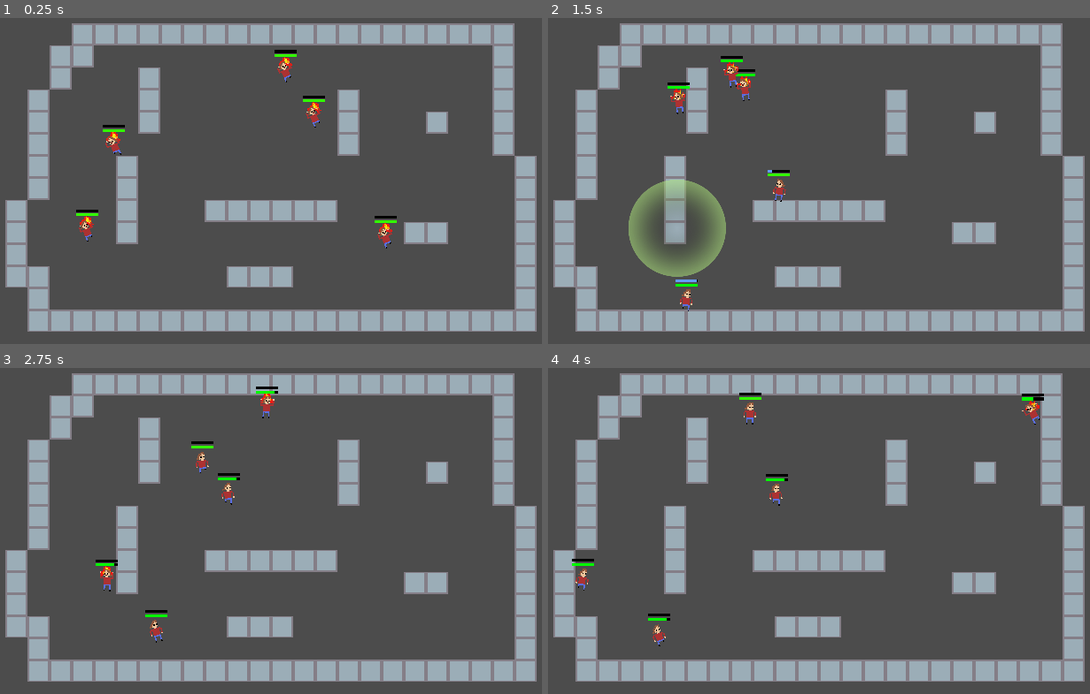
Above: before the commit, frames 1-4 (two rows, left to right).
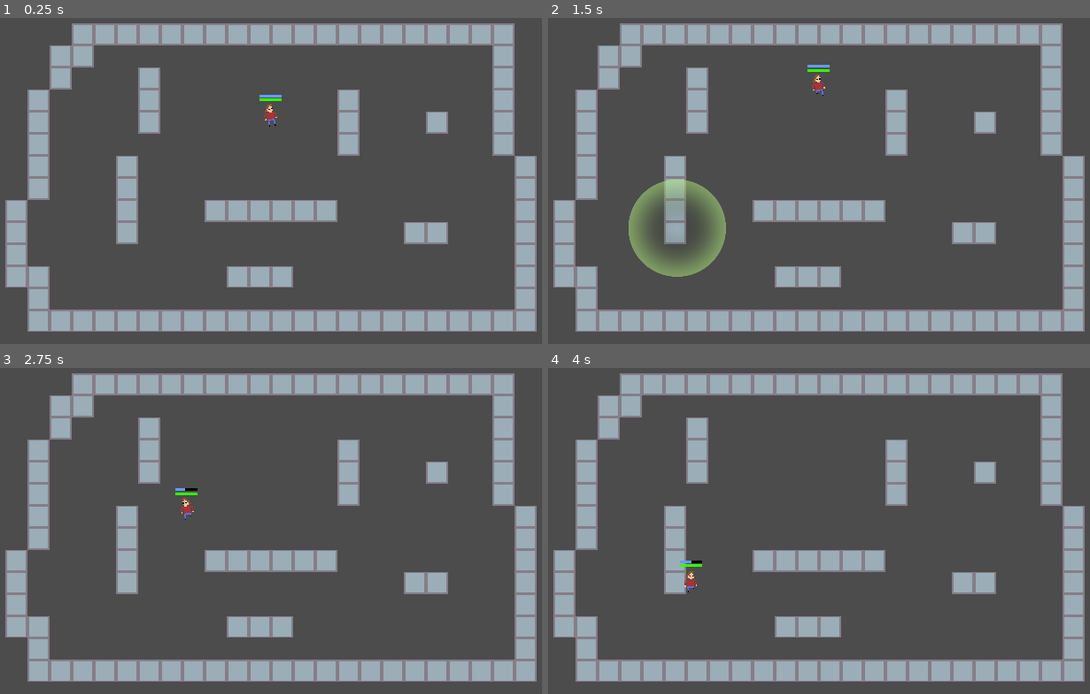
Above: after the commit, the same moments.

Repository: lukeshiner/toms
Game: Godot game, scene res://world/World.tscn
Two runs of this game, one before a commit and one after it. Both use one fixed random seed, a clock stepped at 60 frames per second and the inputs below.
Inputs (mouse positions are in pixels of both pictures, inside the frame that each line leads up to):
- Up to frame 1 (0.25 s): no input
- Up to frame 2 (1.5 s): move the mouse to (976, 187) at 0.52 s; click (976, 187) at 0.67 s; move the mouse to (678, 229) at 1.27 s; click (678, 229) at 1.42 s
- Up to frame 3 (2.75 s): move the mouse to (341, 465) at 2.02 s; click (341, 465) at 2.17 s
- Up to frame 4 (4 s): move the mouse to (781, 641) at 2.77 s; click (781, 641) at 2.92 s; move the mouse to (1030, 619) at 3.52 s; click (1030, 619) at 3.67 s

The runs differ from the first frame. In frame 1, 1.0% of the frame differs, in the area x 14-74%, y 9-71%; in frame 2, 0.9%; in frame 3, 0.9%; in frame 4, 0.9%.

Commit message:
feat: Add focus timeout

Diff:
--- a/State.gd
+++ b/State.gd
@@ -2,6 +2,7 @@
 class_name State
 
 onready var parent = get_parent().get_parent()
+var can_focus = true
 
 func state_logic(_delta):
 	pass
--- a/tom/Burn.gd
+++ b/tom/Burn.gd
@@ -5,6 +5,7 @@
 var damage = 15
 
 func _ready():
+	can_focus = false
 	speed = 8192
 	wobble_step = 17
 	wobble_extent = 9
--- /dev/null
+++ b/tom/Focus.gd
@@ -0,0 +1,49 @@
+extends Control
+
+var max_value = 100
+var min_value = 0
+export(float) var drain_time = 1.0
+export(float) var recharge_time = 1.5
+
+enum {
+	UP, DOWN
+}
+
+var direction = DOWN
+
+onready var focusBar = $FocusBar
+onready var timer = $FocusTimer
+
+signal focus_lost
+
+func _ready():
+	focusBar.max_value = max_value
+	focusBar.min_value = min_value
+	focusBar.value = max_value
+
+func start():
+	timer.start(drain_time)
+
+func _physics_process(_delta):
+	if not timer.is_stopped():
+		var focus_value
+		if direction == DOWN:
+			focus_value = inverse_lerp(0, drain_time, timer.time_left)
+		else:
+			focus_value = inverse_lerp(recharge_time, 0, timer.time_left)
+		focusBar.value = lerp(min_value, max_value, focus_value)
+
+func is_focused():
+	return direction == -1 and not timer.is_stopped()
+
+func can_focus():
+	return focusBar.value == max_value
+
+func _on_FocusTimer_timeout():
+	if direction == DOWN:
+		direction = UP
+		timer.start(recharge_time)
+		emit_signal("focus_lost")
+	else:
+		direction = DOWN
+		focusBar.value = max_value
--- a/tom/Tom.gd
+++ b/tom/Tom.gd
@@ -4,16 +4,13 @@
 onready var fireSprite = $Flaming
 onready var stateMachine = $StateMachine
 onready var animationPlayer = $AnimationPlayer
-onready var focusTimer = $FocusTimer
 onready var healthBar = $HealthBar
-onready var focusBar = $FocusBar
+onready var focus = $Focus
 
 onready var WANDER = $StateMachine/Wander
 onready var FREEZE = $StateMachine/Freeze
 onready var RUN_FROM = $StateMachine/RunFrom
 onready var BURN = $StateMachine/Burn
-
-export(float) var focus_time = 1.0
 
 var health = 100.0 setget health_set
 
@@ -23,22 +20,20 @@
 
 func _ready():
 	randomize()
-	stateMachine.set_state(BURN)
-
-func _physics_process(_delta):
-	var focus_value = inverse_lerp(0, focus_time, focusTimer.time_left)
-	focusBar.value = lerp(0, 100, focus_value)
+	stateMachine.set_state(WANDER)
 
 func run_from(location):
-	stateMachine.set_state(RUN_FROM)
-	var to_mouse = position.direction_to(location)
-	var direction = to_mouse * -1
-	focusTimer.start(focus_time)
-	stateMachine.state.direction = direction
+	if stateMachine.state.can_focus and focus.can_focus():
+		stateMachine.set_state(RUN_FROM)
+		var to_mouse = position.direction_to(location)
+		var direction = to_mouse * -1
+		focus.start()
+		stateMachine.state.direction = direction
 
 func freeze():
-	focusTimer.start(focus_time)
-	stateMachine.set_state(FREEZE)
+	if stateMachine.state.can_focus and focus.can_focus():
+		focus.start()
+		stateMachine.set_state(FREEZE)
 
-func _on_FocusTimer_timeout():
+func _on_Focus_focus_lost():
 	stateMachine.set_state(WANDER)
--- a/tom/Tom.tscn
+++ b/tom/Tom.tscn
@@ -14,6 +14,7 @@
 [ext_resource path="res://tom/RunFrom.gd" type="Script" id=12]
 [ext_resource path="res://tom/tom_fire-Sheet.png" type="Texture" id=13]
 [ext_resource path="res://tom/Burn.gd" type="Script" id=14]
+[ext_resource path="res://tom/Focus.gd" type="Script" id=15]
 
 [sub_resource type="AtlasTexture" id=1]
 atlas = ExtResource( 13 )
@@ -123,7 +124,6 @@
 visible = false
 position = Vector2( 0, -4.72471 )
 frames = SubResource( 5 )
-frame = 3
 playing = true
 
 [node name="Sprite" type="Sprite" parent="."]
@@ -138,20 +138,6 @@
 anims/Idle = SubResource( 7 )
 anims/Run = SubResource( 8 )
 anims/Scared = SubResource( 9 )
-
-[node name="FocusTimer" type="Timer" parent="."]
-one_shot = true
-
-[node name="FocusBar" type="TextureProgress" parent="."]
-margin_left = -8.0
-margin_top = -14.9296
-margin_right = 8.0
-margin_bottom = -12.9296
-texture_under = ExtResource( 4 )
-texture_progress = ExtResource( 5 )
-__meta__ = {
-"_edit_use_anchors_": false
-}
 
 [node name="HealthBar" type="Control" parent="."]
 margin_right = 40.0
@@ -190,4 +176,27 @@
 }
 
 [node name="UpdateTween" type="Tween" parent="HealthBar"]
-[connection signal="timeout" from="FocusTimer" to="." method="_on_FocusTimer_timeout"]
+
+[node name="Focus" type="Control" parent="."]
+margin_right = 40.0
+margin_bottom = 40.0
+script = ExtResource( 15 )
+__meta__ = {
+"_edit_use_anchors_": false
+}
+
+[node name="FocusBar" type="TextureProgress" parent="Focus"]
+margin_left = -8.0
+margin_top = -14.9296
+margin_right = 8.0
+margin_bottom = -12.9296
+texture_under = ExtResource( 4 )
+texture_progress = ExtResource( 5 )
+__meta__ = {
+"_edit_use_anchors_": false
+}
+
+[node name="FocusTimer" type="Timer" parent="Focus"]
+one_shot = true
+[connection signal="focus_lost" from="Focus" to="." method="_on_Focus_focus_lost"]
+[connection signal="timeout" from="Focus/FocusTimer" to="Focus" method="_on_FocusTimer_timeout"]
--- a/world/World.tscn
+++ b/world/World.tscn
@@ -17,17 +17,5 @@
 [node name="Tom" parent="Toms" instance=ExtResource( 2 )]
 position = Vector2( 256, 96 )
 
-[node name="Tom2" parent="Toms" instance=ExtResource( 2 )]
-position = Vector2( 240, 72 )
-
-[node name="Tom3" parent="Toms" instance=ExtResource( 2 )]
-position = Vector2( 144, 96 )
-
-[node name="Tom4" parent="Toms" instance=ExtResource( 2 )]
-position = Vector2( 120, 200 )
-
-[node name="Tom5" parent="Toms" instance=ExtResource( 2 )]
-position = Vector2( 312, 192 )
-
 [node name="InputHandler" type="Node" parent="."]
 script = ExtResource( 3 )
Not shown: 1 places in tom/Tom.tscn that only renumber resources
